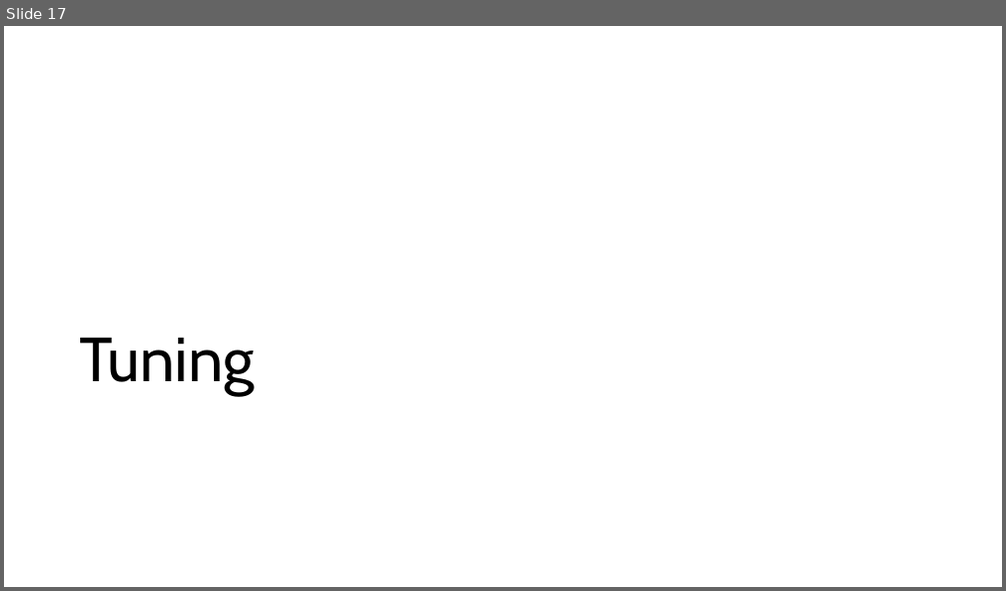
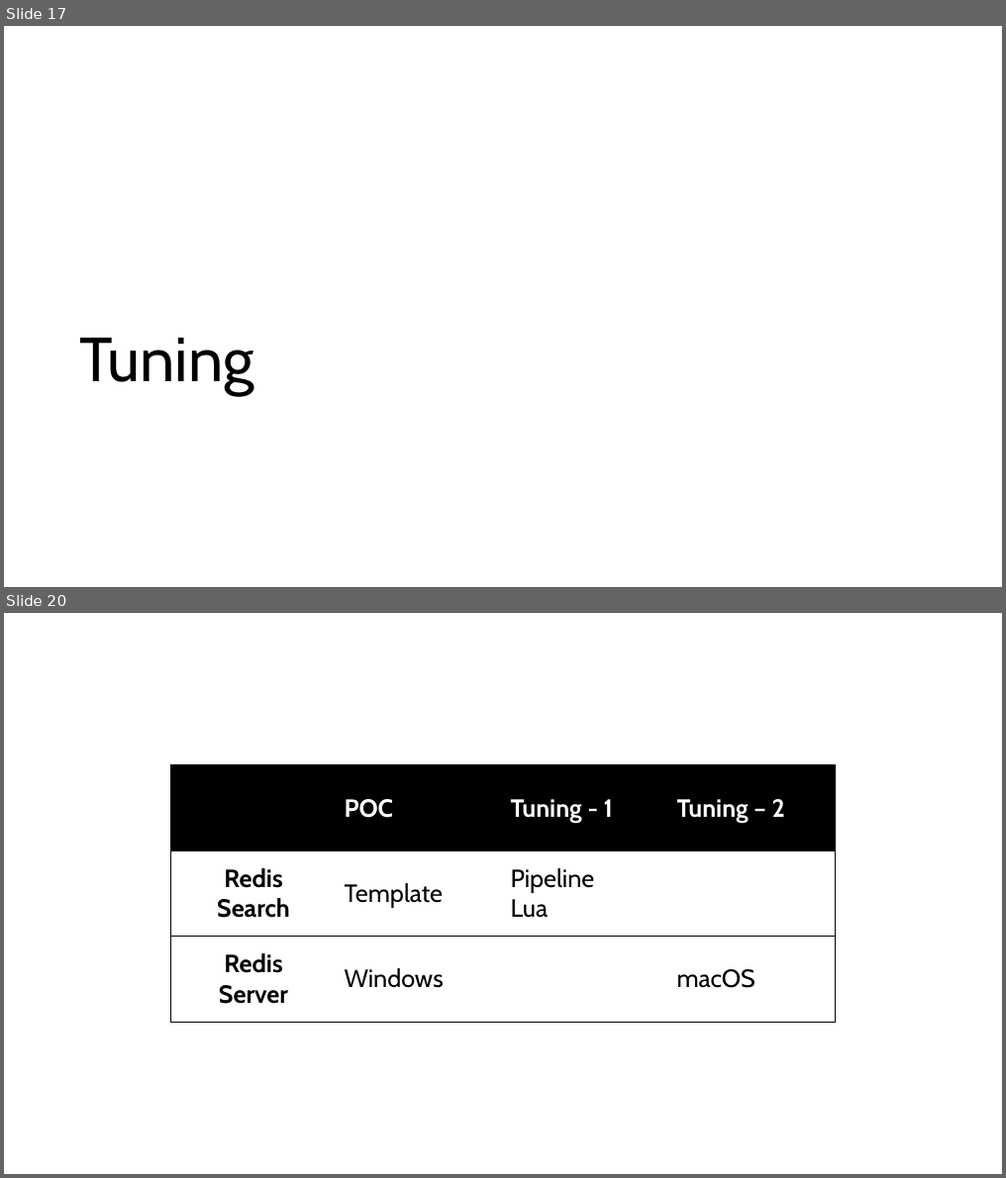
Before and after one commit to TerryChengTW/Dc3n, a slide deck: dc3n.pptx. Shown one above the other, each under a label of ours: slide 17 before the commit, slides 17 and 20 after it; the slides between them are not shown. The pictures are 1006x591 and 1006x1178 pixels, drawn with LibreOffice and Linux fonts; fonts in the diff are those of the drawing. Boxes give left, top, right and bottom in pixels: in the first picture for what was removed or moved away, otherwise in the second. Text is boxed around its words. In the diff, an @@ line names an element or a change of style, - is before the commit and + after.

```diff
--- a/dc3n.pptx
+++ b/dc3n.pptx
@@ slide 20 added at (4, 613, 1002, 1174), background #FFFFFF @@
@@ table added at (170, 765, 835, 1023), 3 rows, 4 columns @@
+ | POC | Tuning - 1 | Tuning – 2
+Redis / Search | Template | Pipeline / Lua | 
+Redis / Server | Windows |  | macOS
```
Also in this commit, not shown: 5 other slides added, 4 slides removed.
